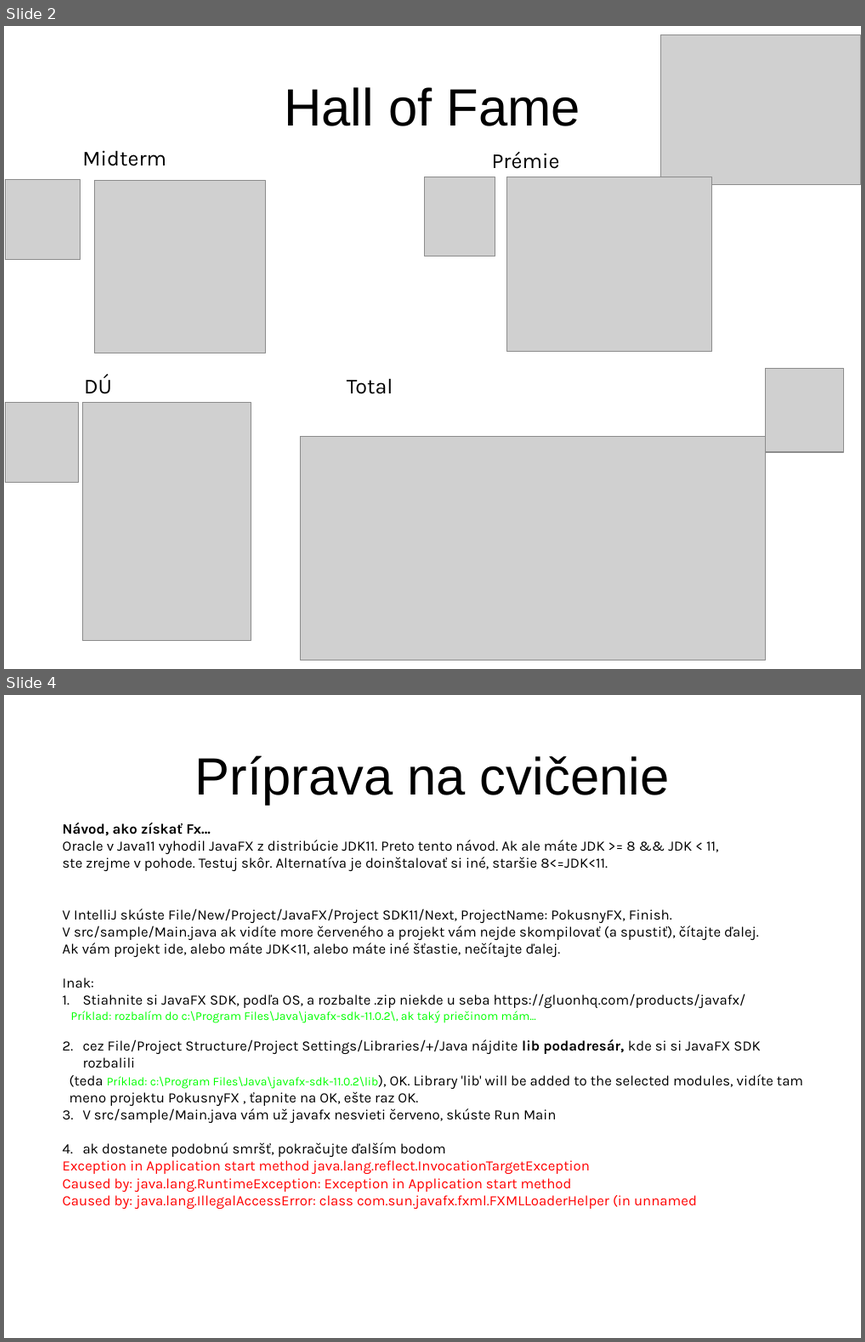
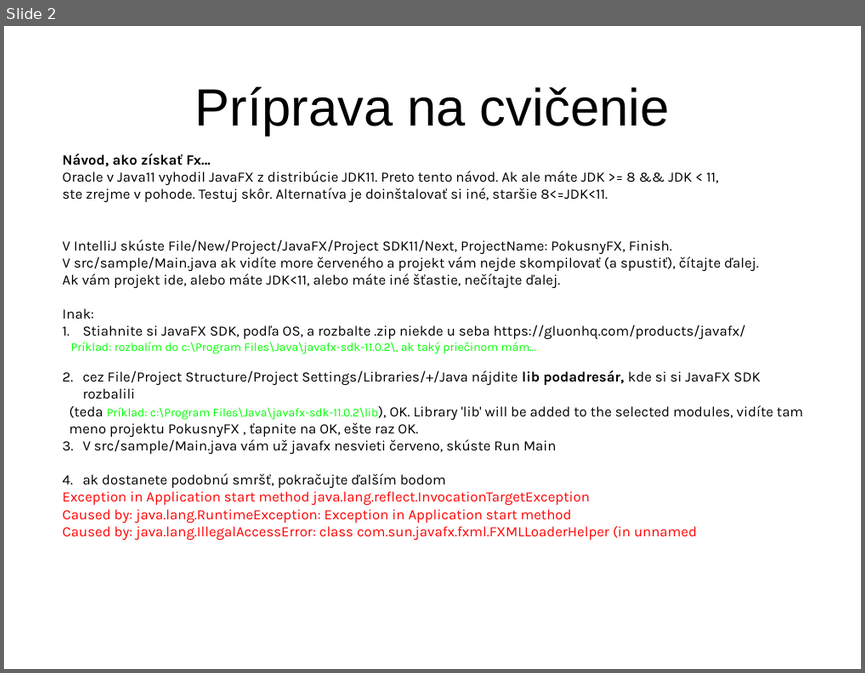
Before and after one commit to Programovanie4/Prednasky, a slide deck: 09/09_java.ppt. Shown one above the other, each under a label of ours: slides 2 and 4 before the commit, slide 2 after it; the slides between them are not shown. The pictures are 865x1342 and 865x673 pixels, drawn with LibreOffice and Linux fonts; fonts in the diff are those of the drawing; grey boxes stand for pictures. Boxes give left, top, right and bottom in pixels: in the first picture for what was removed or moved away, otherwise in the second. Text is boxed around its words. In the diff, an @@ line names an element or a change of style, - is before the commit and + after.

```diff
--- a/09/09_java.ppt
+++ b/09/09_java.ppt
@@ slide 2 removed at (4, 26, 861, 669), background #FFFFFF @@
@@ picture removed at (661, 34, 861, 184) @@
@@ title removed at (284, 87, 580, 126) @@
-Hall of Fame
@@ text removed at (82, 150, 166, 166) @@
-Midterm
@@ text removed at (492, 152, 560, 169) @@
-Prémie
@@ picture removed at (425, 176, 495, 256) @@
@@ picture removed at (507, 176, 712, 351) @@
@@ picture removed at (6, 179, 81, 260) @@
@@ picture removed at (95, 180, 265, 353) @@
@@ text removed at (84, 374, 112, 394) @@
-DÚ
@@ text removed at (347, 378, 393, 394) @@
-Total
@@ picture removed at (766, 368, 844, 452) @@
@@ picture removed at (6, 403, 79, 482) @@
@@ picture removed at (83, 403, 251, 640) @@
@@ picture removed at (301, 437, 766, 659) @@
@@ what was slide 4 is now slide 2 @@
```
Also in this commit, not shown: 2 slides changed, 2 other slides removed, 1 other file.
